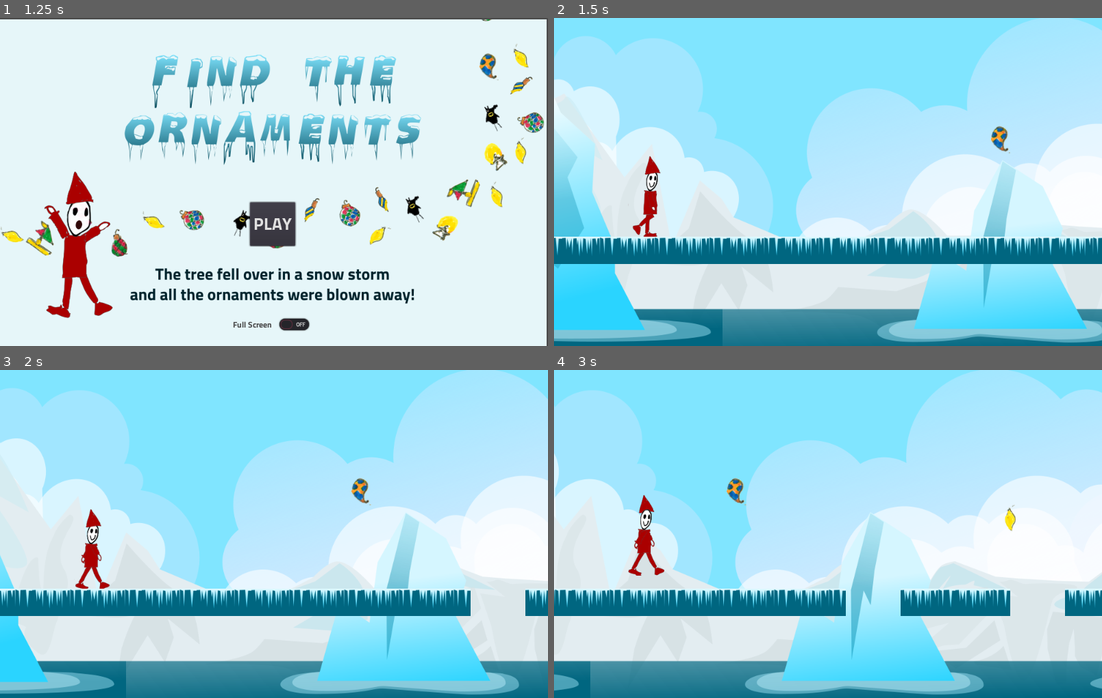
Above: before the commit, frames 1-4 (two rows, left to right).
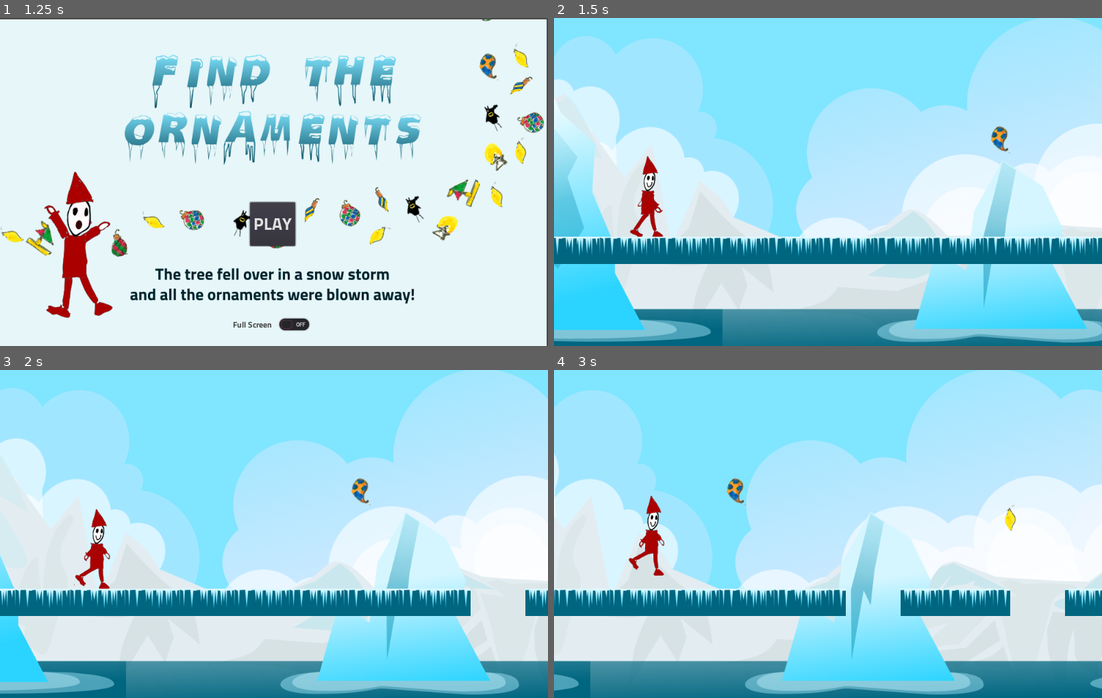
Above: after the commit, the same moments.

Repository: the-g-force/FamJam-December2020
Game: Godot game, scene res://src/SplashScreen.tscn
The game is run twice, just before and just after one commit, with the same random seed, the same clock (stepped at 60 frames per second) and the same inputs. Sound files missing from this copy of the repository are replaced by a short silence.
Inputs (mouse positions are in pixels of both pictures, inside the frame that each line leads up to):
- Up to frame 1 (1.25 s): tap Enter at 0.5 s; move the mouse to (394, 165) at 0.52 s; click (394, 165) at 0.67 s; tap Space (jump) at 0.77 s
- Up to frame 2 (1.5 s): click "PLAY" at 1.25 s
- Up to frame 3 (2 s): no input
- Up to frame 4 (3 s): move the mouse to (718, 550) at 2.02 s; click (718, 550) at 2.17 s; tap Space (jump) at 2.27 s; move the mouse to (882, 461) at 2.77 s; click (882, 461) at 2.92 s

Frame 1 is identical in both runs. In frame 2, 0.5% of the frame differs, in the area x 13-20%, y 42-67%; in frame 3, 0.6%; in frame 4, 0.7%, in the area x 13-21%, y 38-63%.

Commit message:
Mix stereo sound to mono and playbakc through center target

Diff:
--- a/project/src/Elf.tscn
+++ b/project/src/Elf.tscn
@@ -79,10 +79,11 @@
 position = Vector2( 2.32352, -76.9511 )
 frames = SubResource( 12 )
 animation = "walk"
-frame = 2
+frame = 8
 playing = true
 
 [node name="JumpSound" type="AudioStreamPlayer" parent="."]
 stream = ExtResource( 3 )
 volume_db = -1.0
+mix_target = 2
 bus = "SFX"
--- a/project/src/Jukebox.tscn
+++ b/project/src/Jukebox.tscn
@@ -5,5 +5,6 @@
 
 [node name="AudioStreamPlayer" type="AudioStreamPlayer"]
 stream = ExtResource( 1 )
+mix_target = 2
 bus = "Music"
 script = ExtResource( 2 )
--- a/project/src/TestLevel.tscn
+++ b/project/src/TestLevel.tscn
@@ -46,8 +46,10 @@
 
 [node name="FallSound" type="AudioStreamPlayer" parent="."]
 stream = ExtResource( 5 )
+mix_target = 2
 bus = "SFX"
 
 [node name="PickupSound" type="AudioStreamPlayer" parent="."]
 stream = ExtResource( 6 )
+mix_target = 2
 bus = "SFX"
Not shown, changed: project/assets/OChristmasTree.ogg
Not shown, changed: project/assets/fall.wav
Not shown, changed: project/assets/hup.wav
Not shown, changed: project/assets/jingle_jangle.ogg
Not shown, changed: project/assets/just_bells.ogg
Not shown, changed: project/assets/ornament.wav
